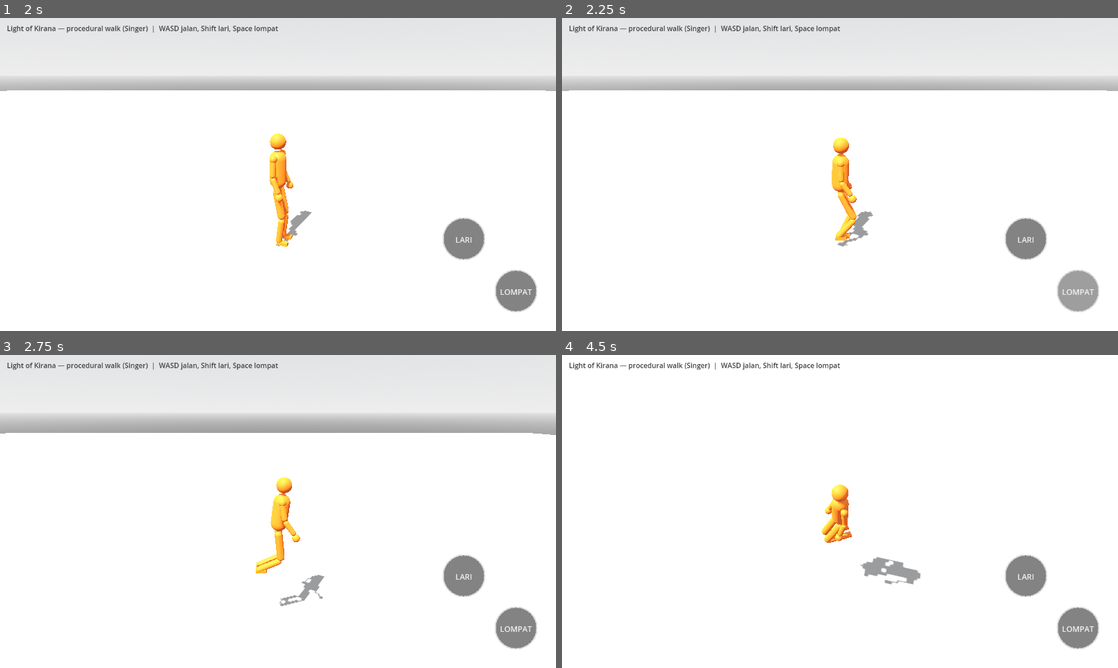
Above: before the commit, frames 1-4 (two rows, left to right).
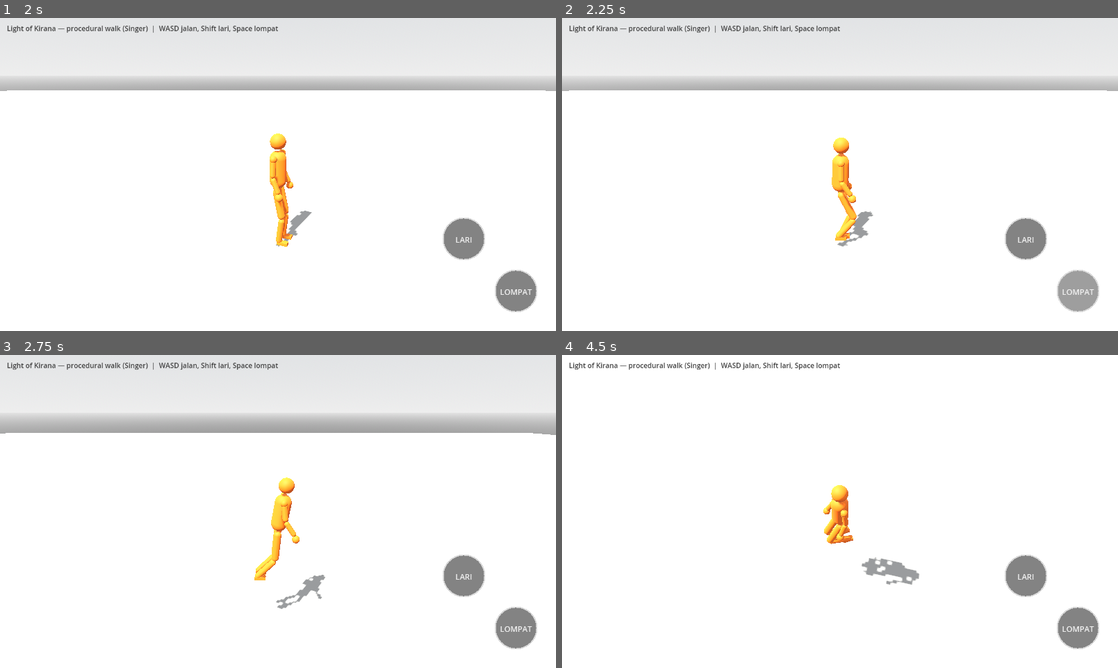
Above: after the commit, the same moments.

Repository: bagus123triga/light-of-kirana
Game: Godot game, scene res://scenes/main.tscn
Same seed, same stepped clock (60 frames per second), same inputs: the game is played once before the commit and once after it.
Inputs (mouse positions are in pixels of both pictures, inside the frame that each line leads up to):
- Up to frame 1 (2 s): tap Enter at 0.5 s; drag from (55, 271) to (333, 105) at 0.52 s; drag from (461, 240) to (250, 237) at 1.27 s
- Up to frame 2 (2.25 s): move the mouse to (1079, 290) at 2.02 s; hold D from 2.03 s (still down); hold Shift from 2.03 s (still down); click (1079, 290) at 2.17 s
- Up to frame 3 (2.75 s): keep holding D; keep holding Shift
- Up to frame 4 (4.5 s): release D at 2.75 s; release Shift at 2.75 s; drag from (812, 574) to (673, 464) at 2.77 s; move the mouse to (1006, 558) at 3.52 s; hold A 3.53-4.25 s; hold Shift 3.53-4.25 s; tap Space at 3.77 s; drag from (673, 464) to (756, 433) at 4.27 s

Frame 1 is identical in both runs. In frame 2, less than 0.1% of the frame differs, in the area x 48-53%, y 38-67%; in frame 3, 0.6%, in the area x 45-59%, y 39-82%; in frame 4, 0.5%.

Commit message:
Increase run pace and add grounded landing impact

Diff:
--- a/scripts/procedural_humanoid.gd
+++ b/scripts/procedural_humanoid.gd
@@ -22,7 +22,7 @@
 # order overrides the panel: a real walk is ~1.4 m/s (5 km/h) and a
 # real run ~3.2 m/s, not a sprint.
 const WALK_SPEED := 1.4
-const RUN_SPEED := 3.5
+const RUN_SPEED := 3.8
 const SWING_TIME := 0.38
 const HIP_STIFFNESS := 260.0
 const HIP_DAMPING := 26.0
@@ -408,7 +408,10 @@
 				var side0 := -1.0 if i == 0 else 1.0
 				foot_stepping[i] = false
 				foot_step_t[i] = 0.0
+				# Extend the feet toward the floor as contact happens; the hip
+				# absorbs the impact instead of leaving the legs tucked and weightless.
 				land_from[i] = foot_planted_pos[i]
+				land_from[i].y = minf(land_from[i].y, 0.18)
 				land_target[i] = global_position + wish_dir * 0.25 + rgt0 * side0 * STEP_LATERAL + fwd0 * 0.05
 				land_target[i].y = 0.05
 			land_t = 0.0
@@ -416,8 +419,8 @@
 		jump_timer -= delta
 		if jump_timer <= 0.0:
 			jump_state = 0
-	var crouch_target := 0.22 if jump_state == 1 else (0.18 if jump_state == 3 else 0.0)
-	jump_crouch = move_toward(jump_crouch, crouch_target, delta * (2.0 if jump_state == 1 else 0.9))
+	var crouch_target := 0.22 if jump_state == 1 else (0.14 if jump_state == 3 else 0.0)
+	jump_crouch = move_toward(jump_crouch, crouch_target, delta * (2.0 if jump_state == 1 else (2.2 if jump_state == 3 else 0.9)))
 
 	# Brake while pressing down and while absorbing the landing: the
 	# feet are planted (crouch) or just re-planted (landing), so the
@@ -588,7 +591,7 @@
 	# A foot that starts a step mid-blend is left alone (the step's
 	# from-position picks up wherever the foot currently is).
 	if jump_state == 3:
-		land_t += delta / 0.15
+		land_t += delta / 0.10
 		var lt := _smoothstep(land_t)
 		for i in 2:
 			if not foot_stepping[i]:
@@ -600,7 +603,7 @@
 	# — the old snap is what made the jump look like an animation.
 	if not on_floor_now:
 		for i in 2:
-			var tuck := hip_global + Vector3(0, -0.65, 0) + right * (-1.0 if i == 0 else 1.0) * 0.08
+			var tuck := hip_global + Vector3(0, -0.78, 0) + right * (-1.0 if i == 0 else 1.0) * 0.09
 			foot_planted_pos[i] = foot_planted_pos[i].lerp(tuck, clampf(delta * 8.0, 0.0, 1.0))
 		_was_airborne = true
 	elif _was_airborne:
@@ -672,7 +675,7 @@
 	# 0.03 walk / a touch more only when running.
 	# A small forward pitch gives running a clear sense of momentum.
 	# Positive X rotation leans the torso toward the character's +Z forward.
-	var forward_lean := 0.025 if not is_running else 0.13
+	var forward_lean := 0.025 if not is_running else 0.18
 	body_root.rotation.x = speed_factor * forward_lean
 	body_root.rotation.z = sin(gait_phase) * 0.02 * speed_factor
 	hip_global = body_root.global_position
